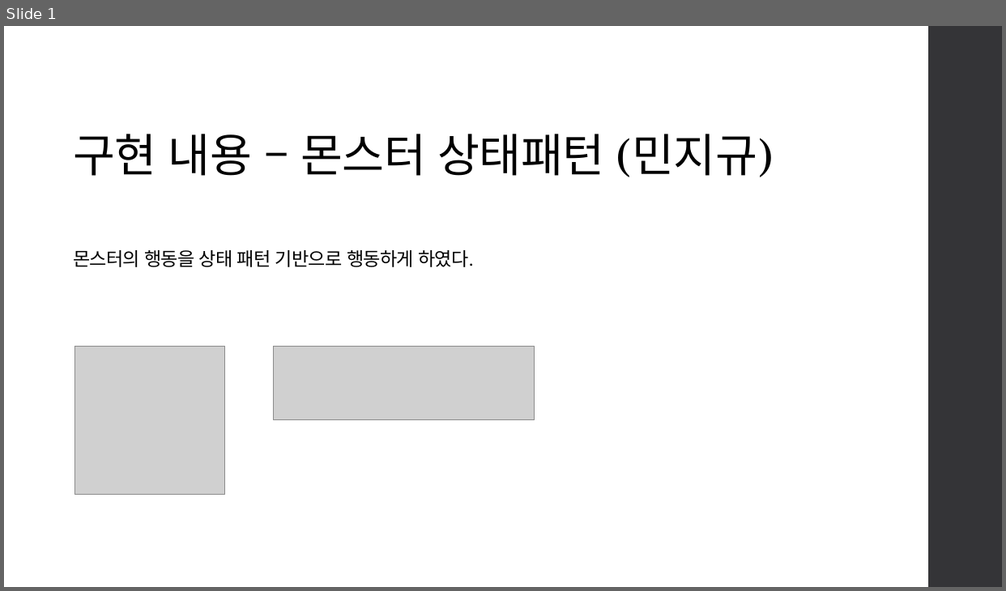
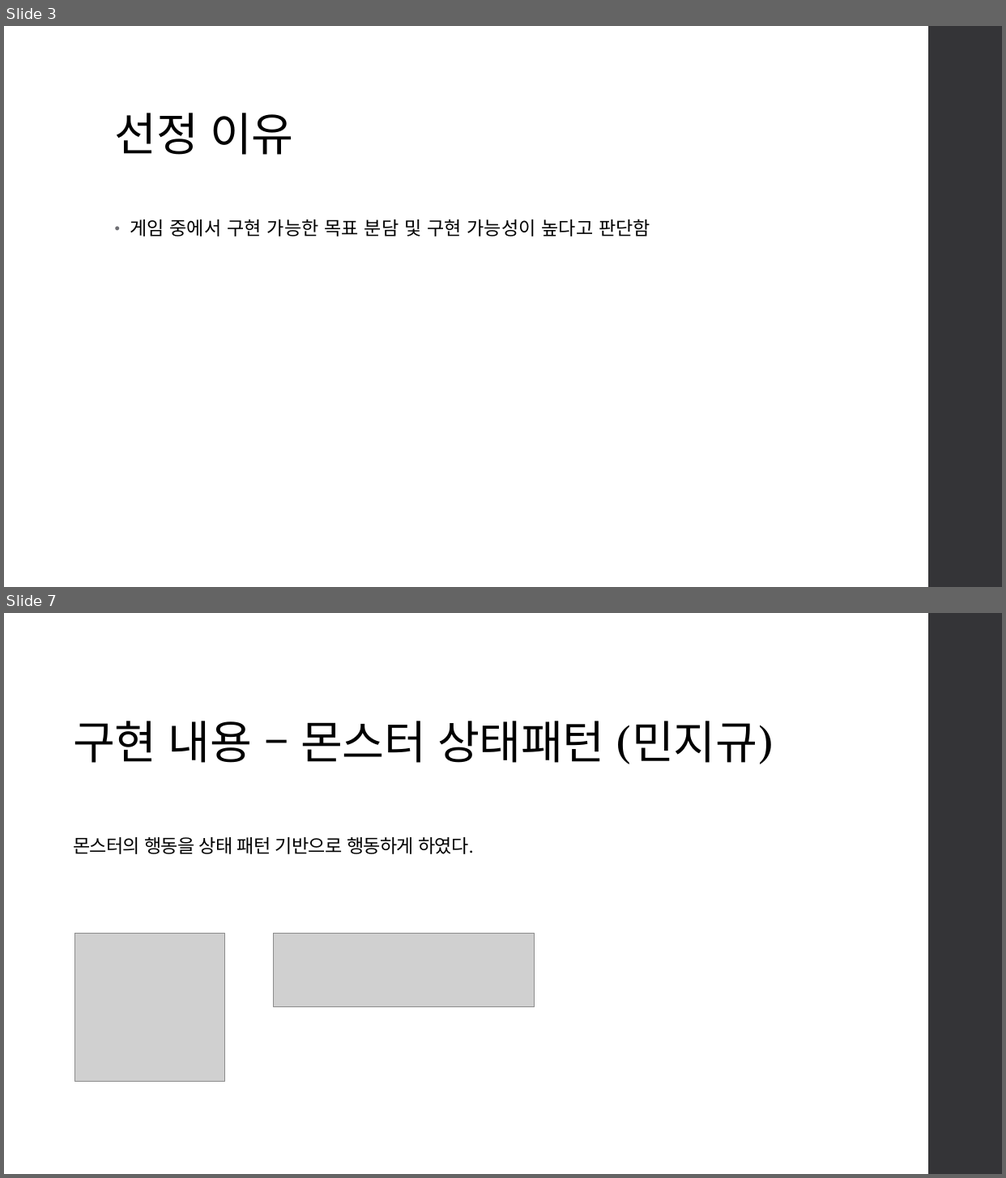
Before and after one commit to jigyu12/SFML_Team_Mockup_Project-Dungreed, a slide deck: SFML 던그리드 모작 팀 프로젝트(민지규, 박지광, 황규영) 발표 자료.pptx. Shown one above the other, each under a label of ours: slide 1 before the commit, slides 3 and 7 after it; the slides between them are not shown. The pictures are 1006x591 and 1006x1178 pixels, drawn with LibreOffice and Linux fonts; fonts in the diff are those of the drawing; grey boxes stand for pictures. Boxes give left, top, right and bottom in pixels: in the first picture for what was removed or moved away, otherwise in the second. Text is boxed around its words. In the diff, an @@ line names an element or a change of style, - is before the commit and + after.

```diff
--- a/SFML 던그리드 모작 팀 프로젝트(민지규, 박지광, 황규영) 발표 자료.pptx
+++ b/SFML 던그리드 모작 팀 프로젝트(민지규, 박지광, 황규영) 발표 자료.pptx
@@ slide 3 added at bbox=[4, 26, 1002, 587], background #FFFFFF; not listed: 1 template element that a slide beside it also shows @@
@@ title added at bbox=[115, 113, 294, 155], 44 pt, text #000000 @@
+선정 이유
@@ text added at bbox=[130, 219, 650, 237], 18 pt, text #000000 @@
+• 게임 중에서 구현 가능한 목표 분담 및 구현 가능성이 높다고 판단함
@@ what was slide 1 is now slide 7 @@
```
Also in this commit, not shown: 1 slide changed, 19 other slides added, 1 slide removed.
